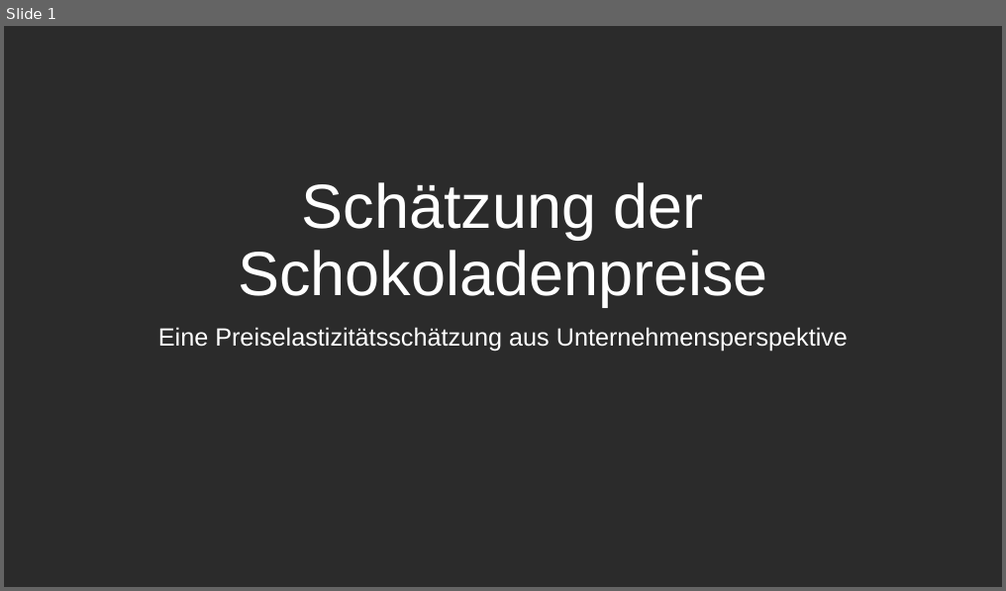
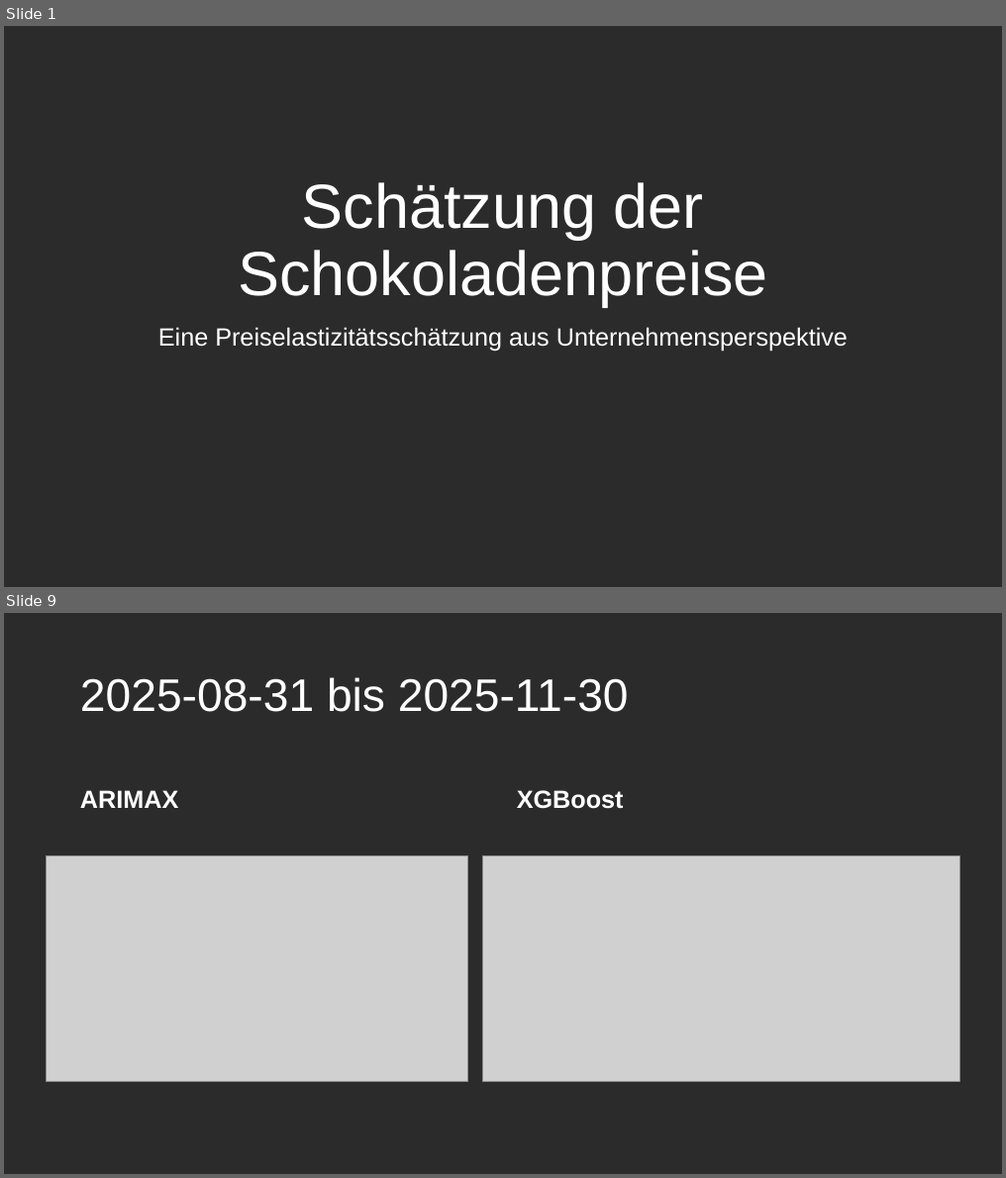
Before and after one commit to salimaabdalla/dpp_projekt_2026, a slide deck: Presentation.pptx. Shown one above the other, each under a label of ours: slide 1 before the commit, slides 1 and 9 after it; the slides between them are not shown. The pictures are 1006x591 and 1006x1178 pixels, drawn with LibreOffice and Linux fonts; fonts in the diff are those of the drawing; grey boxes stand for pictures; background and template pictures are left out; a plain dark background stands for a picture behind light text. Boxes give left, top, right and bottom in pixels: in the first picture for what was removed or moved away, otherwise in the second. Text is boxed around its words. In the diff, an @@ line names an element or a change of style, - is before the commit and + after.

```diff
--- a/Presentation.pptx
+++ b/Presentation.pptx
@@ slide 9 added at (4, 613, 1002, 1174), background picture (left out) @@
@@ title added at (80, 677, 629, 712), 44 pt, text #FFFFFF @@
+2025-08-31 bis 2025-11-30
@@ text added at (80, 790, 178, 808), 24 pt, text #FFFFFF, bold @@
+ARIMAX
@@ text added at (517, 790, 624, 809), 24 pt, text #FFFFFF, bold @@
+XGBoost
@@ picture added at (46, 857, 468, 1082) @@
@@ picture added at (483, 857, 960, 1082) @@
```
Also in this commit, not shown: 10 slides changed, 3 other slides added.
